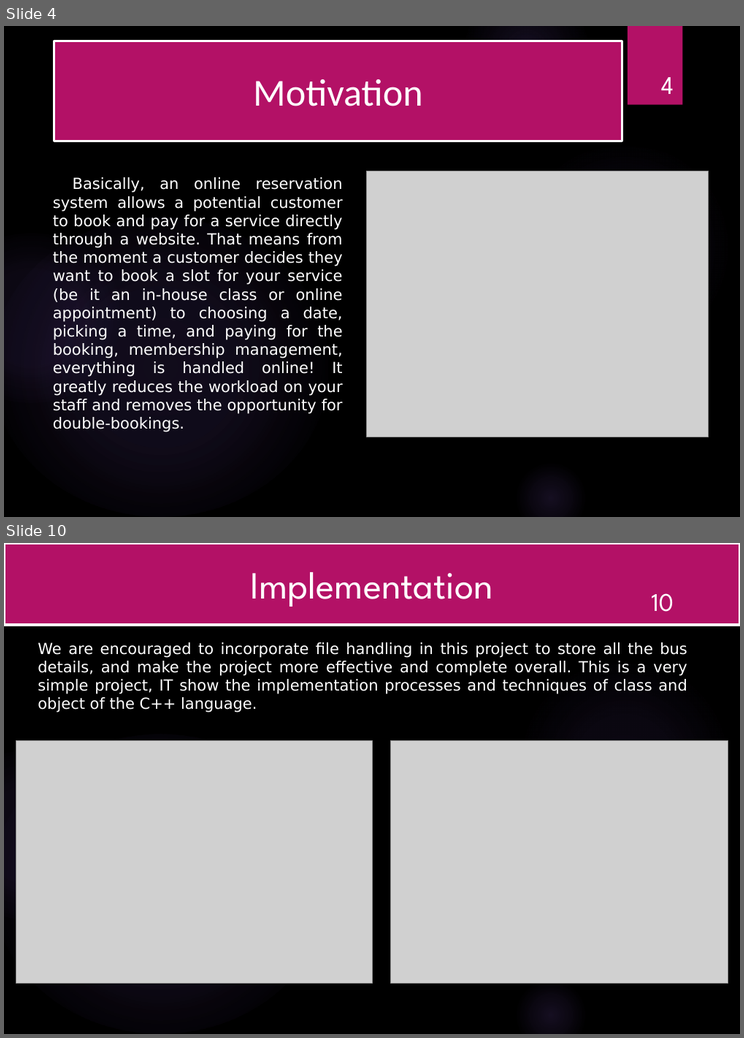
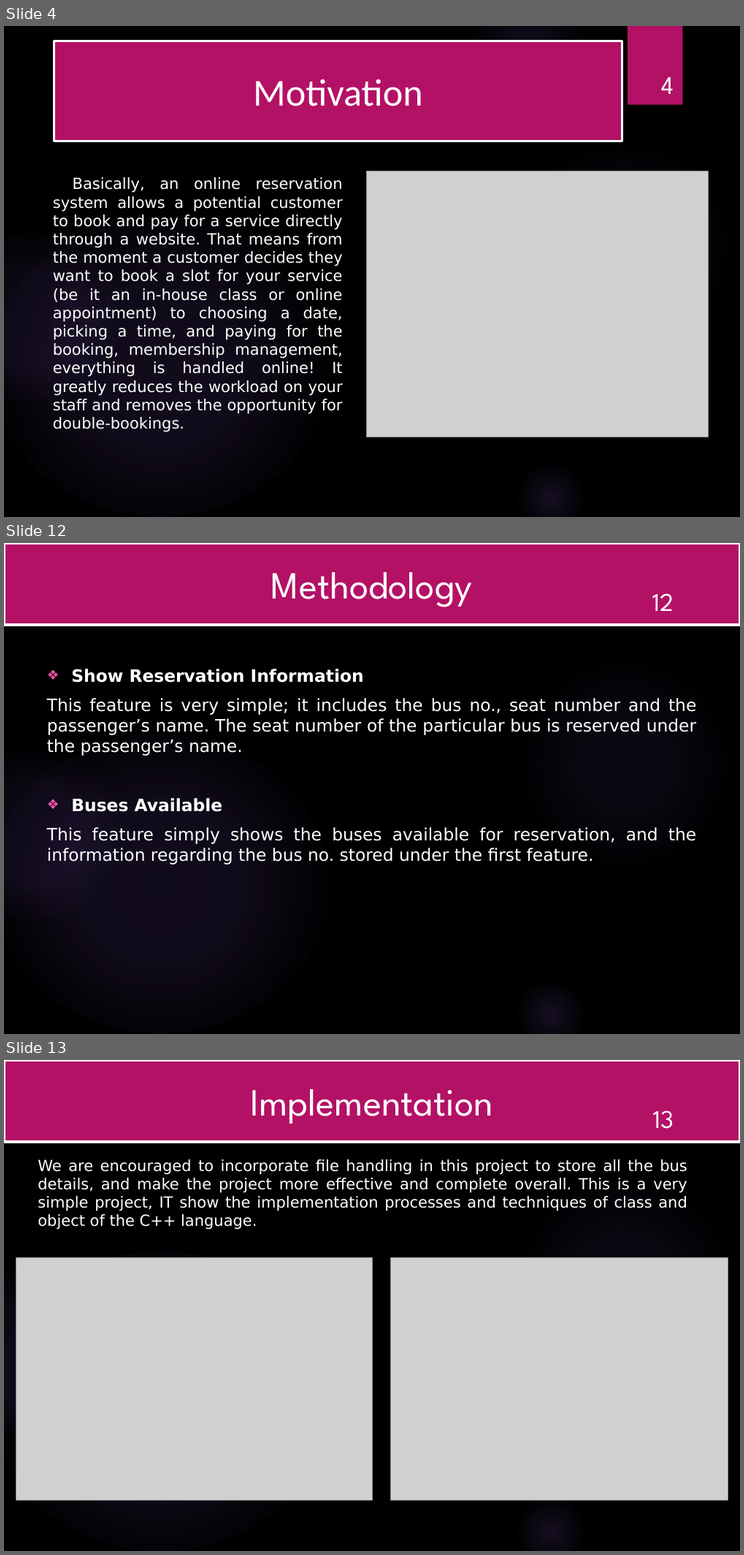
Before and after one commit to shankarkarande/Bus-Administration-System, a slide deck: DSA Mini Project PPT.pptx. Shown one above the other, each under a label of ours: slides 4 and 10 before the commit, slides 4, 12 and 13 after it; the slides between them are not shown. The pictures are 744x1038 and 744x1555 pixels, drawn with LibreOffice and Linux fonts; fonts in the diff are those of the drawing; grey boxes stand for pictures; background and template pictures are left out. Boxes give left, top, right and bottom in pixels: in the first picture for what was removed or moved away, otherwise in the second. Text is boxed around its words. In the diff, an @@ line names an element or a change of style, - is before the commit and + after.

```diff
--- a/DSA Mini Project PPT.pptx
+++ b/DSA Mini Project PPT.pptx
@@ slide 12 added at <box>4,543,740,1034</box>, background picture (left out); not listed: 6 template elements that a slide beside it also shows @@
@@ title added at <box>4,543,740,625</box>, fill #B31166, outline #FFFFFF 3 pt, 45 pt, text #FFFFFF @@
+Methodology
@@ page number added at <box>652,593,673,611</box>, 29.9 pt, text #FFFFFF @@
+12
@@ text added at <box>47,669,696,864</box>, 20 pt, text #FFFFFF @@
+❖ Show Reservation Information
+This feature is very simple; it includes the bus no., seat number and the passenger’s name. The seat number of the particular bus is reserved under the passenger’s name.
+❖ Buses Available
+This feature simply shows the buses available for reservation, and the information regarding the bus no. stored under the first feature.
@@ what was slide 10 is now slide 13 @@
@@ page number at <box>653,1110,674,1129</box>: text changed @@
-10
+13
```
Also in this commit, not shown: 7 slides changed, 2 other slides added.
